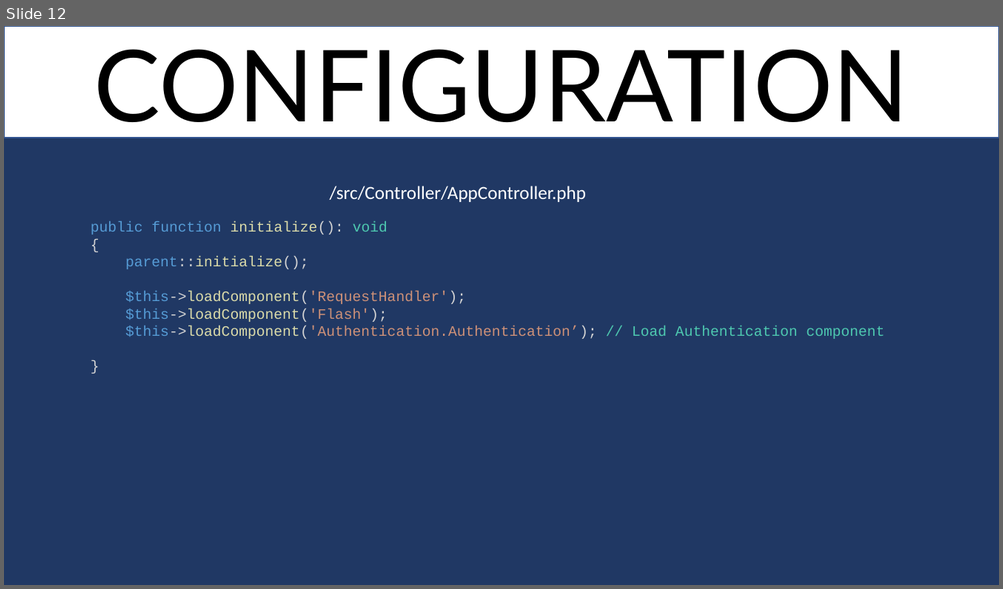
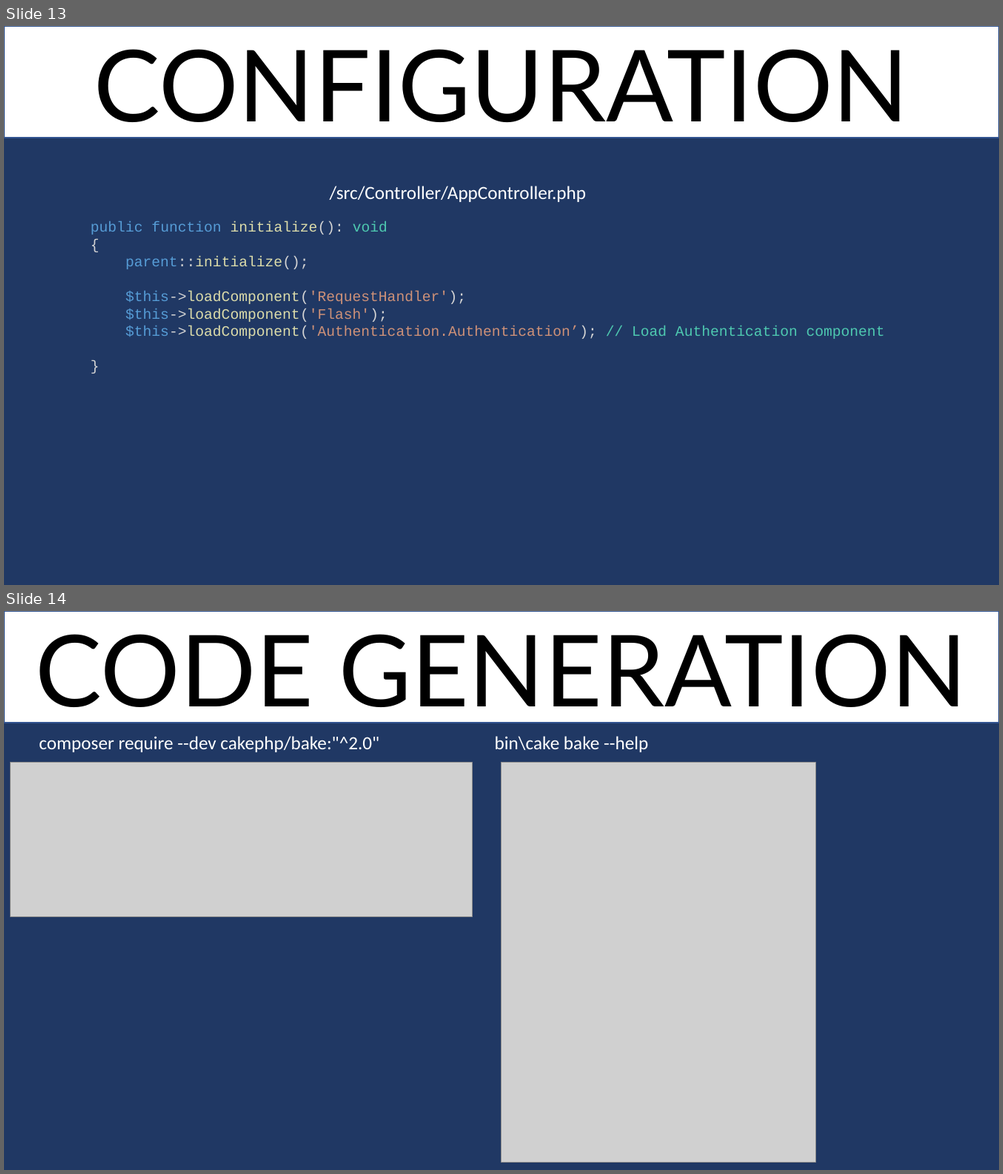
Before and after one commit to jkruskie/cis-355-intern-project, a slide deck: PowerPoint/JobCorse - CakePHP.pptx. Shown one above the other, each under a label of ours: slide 12 before the commit, slides 13 and 14 after it. The pictures are 1003x589 and 1003x1174 pixels, drawn with LibreOffice and Linux fonts; fonts in the diff are those of the drawing; grey boxes stand for pictures. Boxes give left, top, right and bottom in pixels: in the first picture for what was removed or moved away, otherwise in the second. Text is boxed around its words. In the diff, an @@ line names an element or a change of style, - is before the commit and + after.

```diff
--- a/PowerPoint/JobCorse - CakePHP.pptx
+++ b/PowerPoint/JobCorse - CakePHP.pptx
@@ slide 14 added at [4,611,999,1170], background #203864 @@
@@ rectangle added at [4,611,999,723], fill #FFFFFF, outline #325491 1 pt, 96 pt, text #000000 @@
+CODE GENERATION
@@ text added at [39,736,379,752], 18 pt, text #FFFFFF @@
+composer require --dev cakephp/bake:"^2.0"
@@ text added at [495,736,648,752], 18 pt, text #FFFFFF @@
+bin\cake bake --help
@@ picture added at [11,763,472,917] @@
@@ picture added at [502,763,816,1163] @@
@@ what was slide 12 is now slide 13 @@
```
Also in this commit, not shown: 1 slide changed, 4 other slides added.
